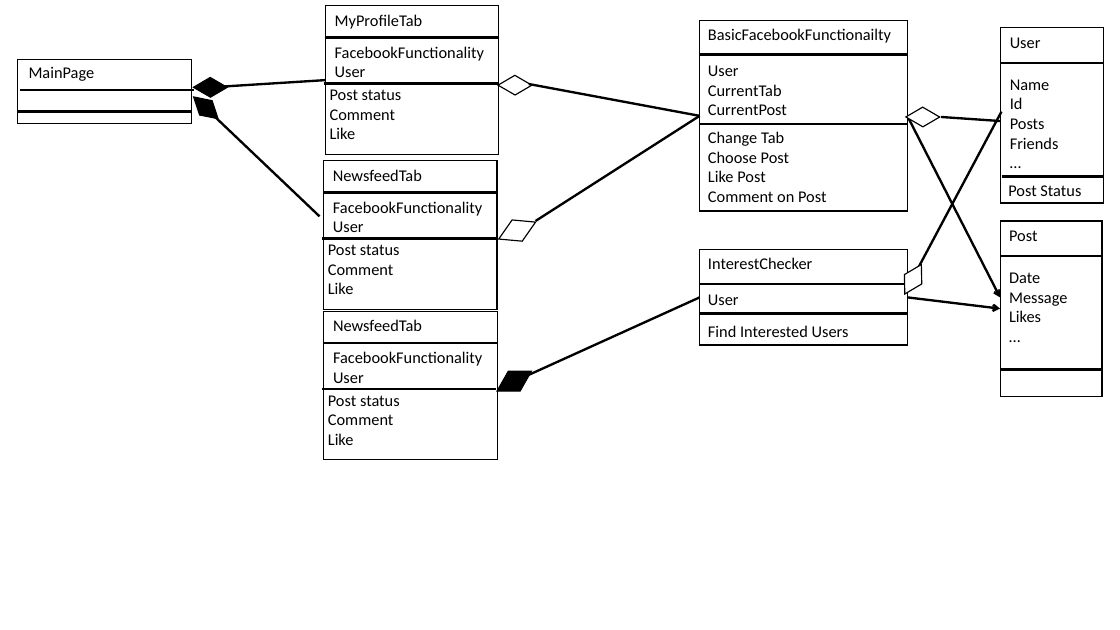
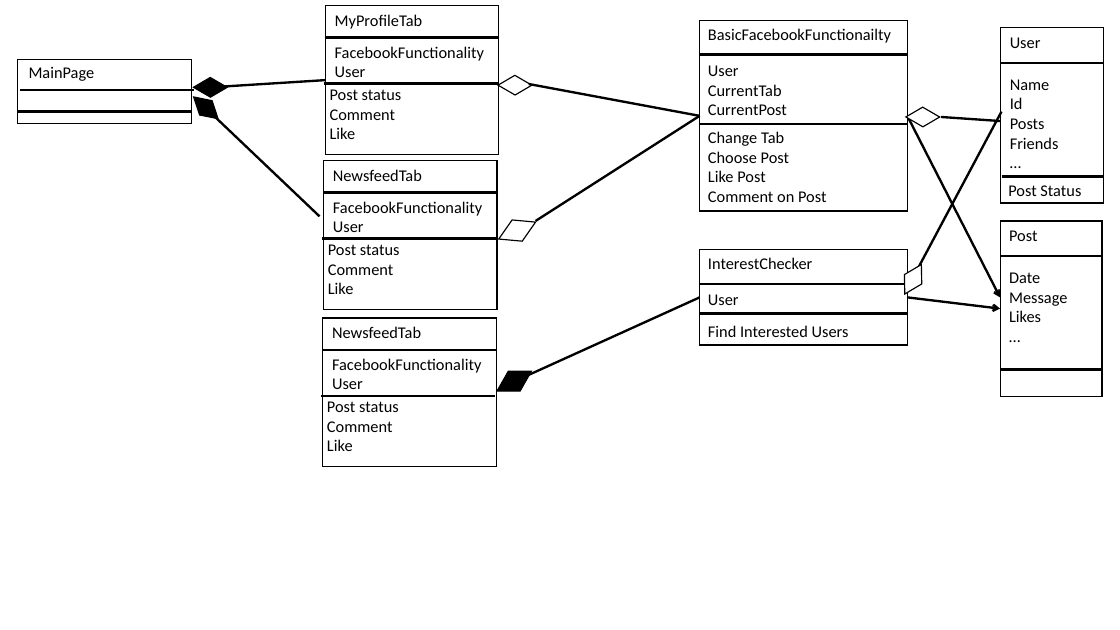
Before and after one commit to nihohit/Design-Pattern-HW, a slide deck: slide 4 of ex01/sequence diagrams.pptx. Drawn at 1120x630 pixels with LibreOffice and Linux fonts; fonts in the diff are those of the drawing. Boxes give left, top, right and bottom in pixels: in the first picture for what was removed or moved away, otherwise in the second. Text is boxed around its words. In the diff, an @@ line names an element or a change of style, - is before the commit and + after.

Commit message:
update class diagram

```diff
--- a/ex01/sequence diagrams.pptx
+++ b/ex01/sequence diagrams.pptx
@@ 3 texts, 2 lines, 1 rectangle: place and size @@
-3 texts, 2 lines, 1 rectangle at box(323, 312, 497, 460)
+3 texts, 2 lines, 1 rectangle at box(322, 318, 497, 467)
```
